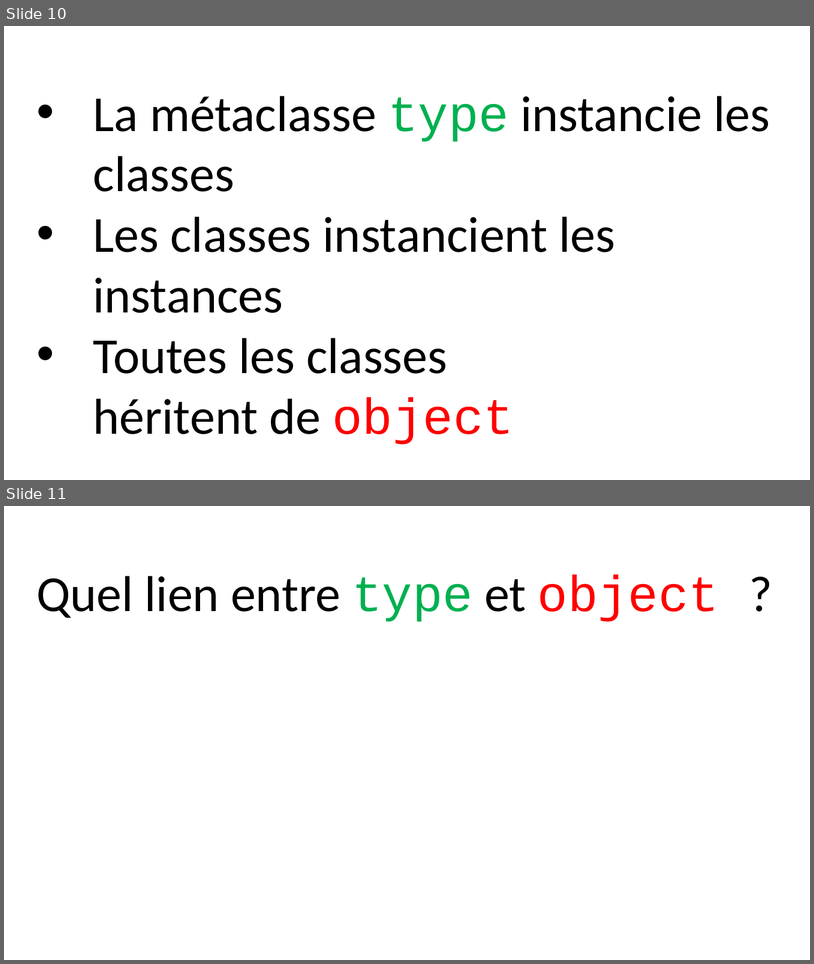
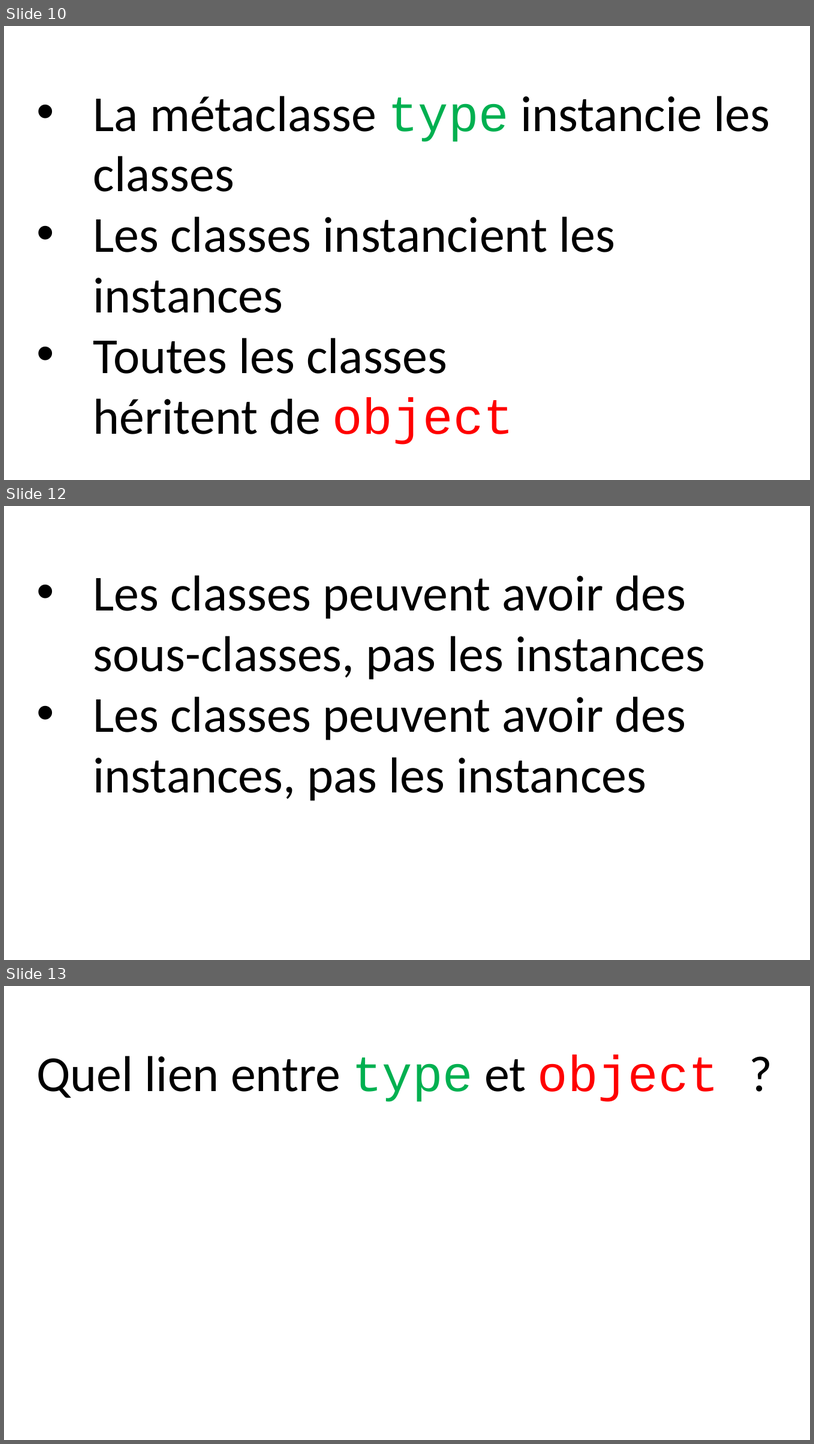
Before and after one commit to parmentelat/flotpython-archive, a slide deck: semaine7/CO12AL-W7-VIDEO03-SLIDE01.pptx. Shown one above the other, each under a label of ours: slides 10 and 11 before the commit, slides 10, 12 and 13 after it; the slides between them are not shown. The pictures are 814x964 and 814x1444 pixels, drawn with LibreOffice and Linux fonts; fonts in the diff are those of the drawing. Boxes give left, top, right and bottom in pixels: in the first picture for what was removed or moved away, otherwise in the second. Text is boxed around its words. In the diff, an @@ line names an element or a change of style, - is before the commit and + after.

Commit message:
some improvements to the new-style class discussion

```diff
--- a/semaine7/CO12AL-W7-VIDEO03-SLIDE01.pptx
+++ b/semaine7/CO12AL-W7-VIDEO03-SLIDE01.pptx
@@ slide 12 added at <box>4,506,810,960</box>, background #FFFFFF @@
@@ text added at <box>93,575,706,801</box>, 60 pt, text #000000 @@
+• Les classes peuvent avoir des sous-classes, pas les instances
+• Les classes peuvent avoir des instances, pas les instances
@@ what was slide 11 is now slide 13 @@
```
Also in this commit, not shown: 1 slide changed, 1 other slide added.
